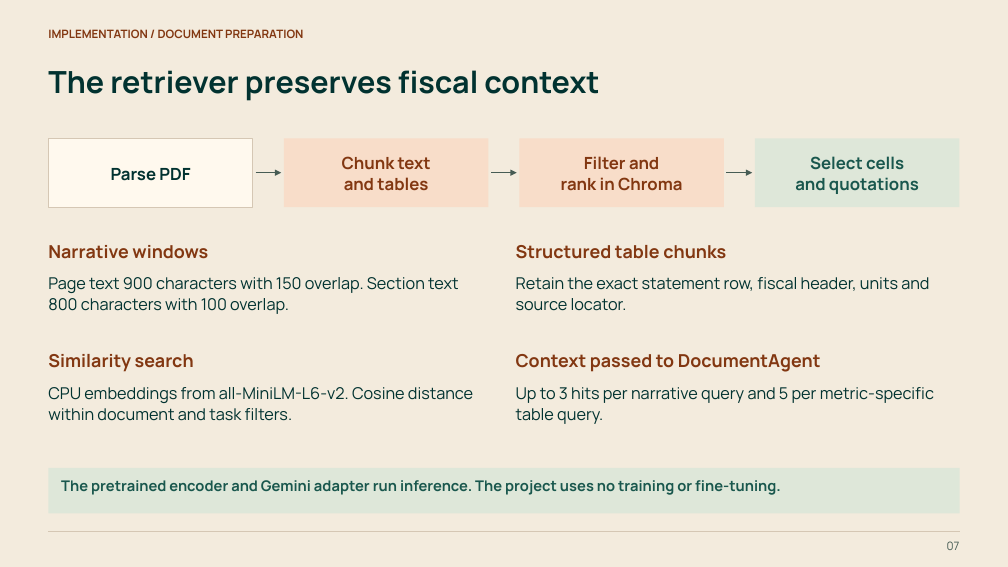
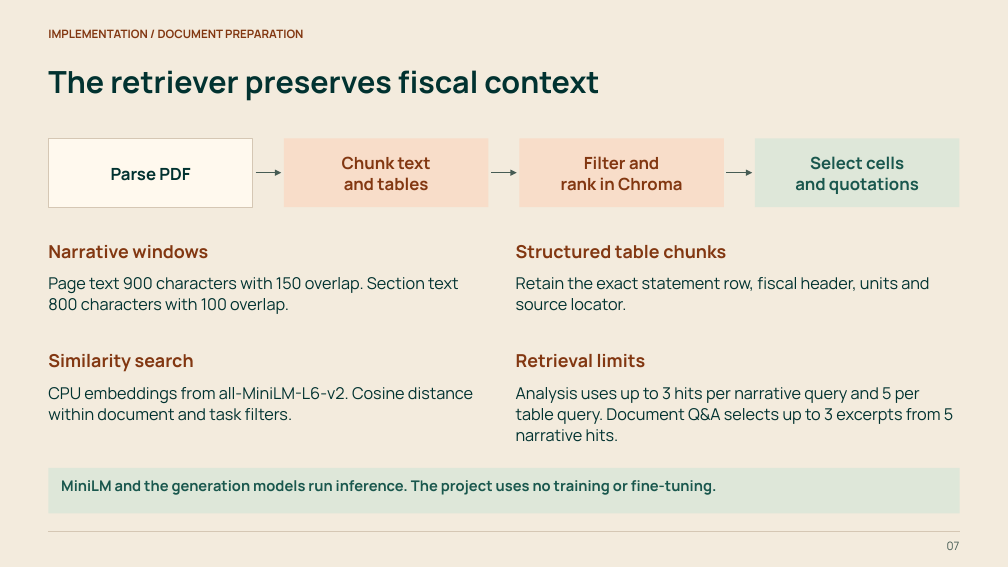
Before and after one commit to AadeeshRS/Mafis, a slide deck: slide 7 of presentation/MAFIS_AI_Project_Green_Orange.pptx. Drawn at 1008x567 pixels with LibreOffice and Linux fonts; fonts in the diff are those of the drawing. Boxes give left, top, right and bottom in pixels: in the first picture for what was removed or moved away, otherwise in the second. Text is boxed around its words. In the diff, an @@ line names an element or a change of style, - is before the commit and + after.

```diff
--- a/presentation/MAFIS_AI_Project_Green_Orange.pptx
+++ b/presentation/MAFIS_AI_Project_Green_Orange.pptx
@@ text at bbox=[516, 354, 646, 368]: text changed @@
-Context passed to DocumentAgent
+Retrieval limits
@@ text at bbox=[516, 387, 953, 442]: text changed @@
-Up to 3 hits per narrative query and 5 per metric-specific table query.
+Analysis uses up to 3 hits per narrative query and 5 per table query. Document Q&A selects up to 3 excerpts from 5 narrative hits.
@@ text at bbox=[61, 480, 717, 495]: text changed @@
-The pretrained encoder and Gemini adapter run inference. The project uses no training or fine-tuning.
+MiniLM and the generation models run inference. The project uses no training or fine-tuning.
```
Also in this commit, not shown: 9 other slides changed, 26 other files.
